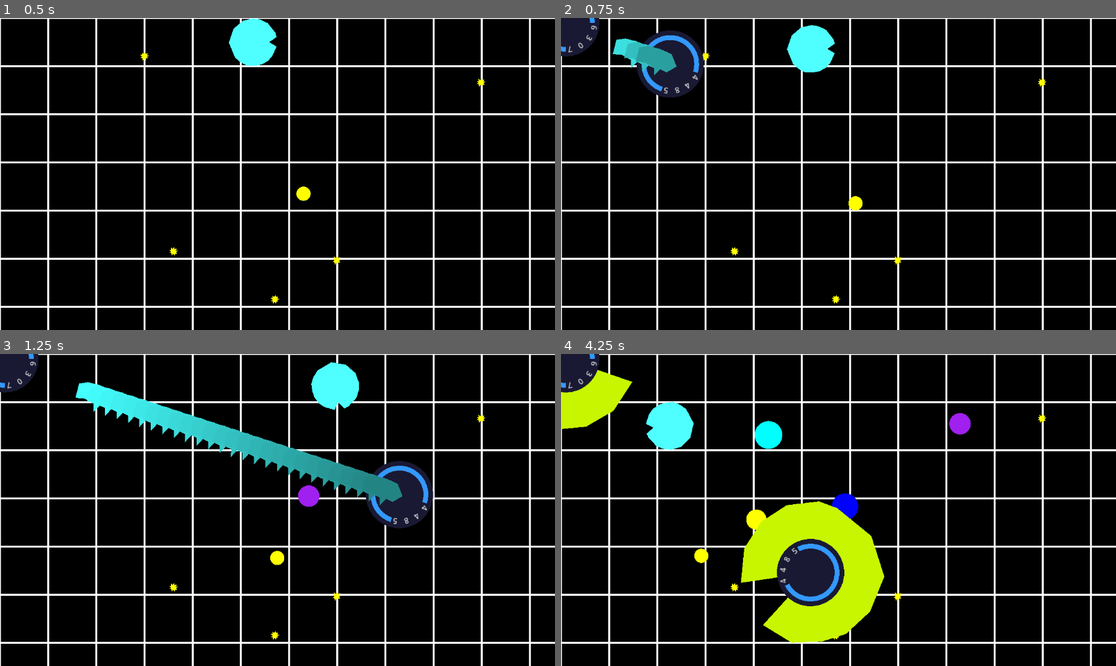
Above: before the commit, frames 1-4 (two rows, left to right).
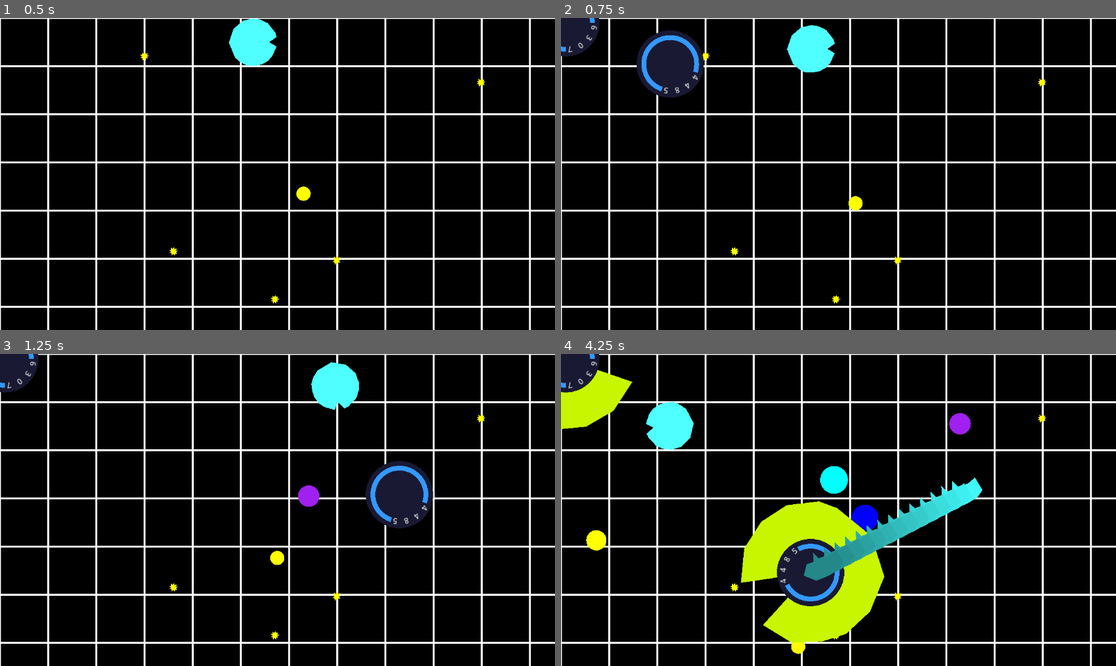
Above: after the commit, the same moments.

Repository: nuitsdesbassins2025/display-engine
Game: Godot game, scene res://Scenes/dogeball.tscn
Two runs of this game, one before a commit and one after it. Both use one fixed random seed, a clock stepped at 60 frames per second and the inputs below.
Inputs (mouse positions are in pixels of both pictures, inside the frame that each line leads up to):
- Up to frame 1 (0.5 s): no input
- Up to frame 2 (0.75 s): tap Enter at 0.5 s; move the mouse to (960, 158) at 0.52 s; hold D from 0.53 s (still down); tap Z at 0.6 s; click (960, 158) at 0.67 s
- Up to frame 3 (1.25 s): keep holding D
- Up to frame 4 (4.25 s): move the mouse to (727, 525) at 1.27 s; release D at 1.28 s; hold S 1.28-2.03 s; tap one key every 0.75 s from 1.35 s: E R T F; move the mouse to (894, 441) at 2.02 s; hold D 2.03-3.53 s; move the mouse to (810, 572) at 2.77 s; click (810, 572) at 2.92 s; move the mouse to (1005, 556) at 3.52 s; hold A from 3.53 s (still down)

Frame 1 is identical in both runs. In frame 2, 0.7% of the frame differs, in the area x 9-21%, y 6-19%; in frame 3, 4.3%, in the area x 13-73%, y 8-49%; in frame 4, 4.2%.
Error before the commit: Cannot call method 'set_delay' on a null value. (res://entities/player/player.gd:235)
Error after the commit: Invalid call. Nonexistent function 'get_segment_count' in base 'Node2D (SnakeTrail)'. (res://entities/player/player.gd:128)

Commit message:
Evenements plus complet
Nettoyage et remises en forme des fonctions

Diff:
--- a/Scenes/dogeball.tscn
+++ b/Scenes/dogeball.tscn
@@ -45,24 +45,36 @@
 [node name="BallSpawner" parent="." instance=ExtResource("7_w2aae")]
 position = Vector2(632, 310)
 
-[node name="walls" type="StaticBody2D" parent="."]
+[node name="Wall_R" type="StaticBody2D" parent="."]
 collision_layer = 4
 collision_mask = 2
 
-[node name="CollisionShape2D" type="CollisionShape2D" parent="walls"]
+[node name="Wall_R" type="CollisionShape2D" parent="Wall_R"]
+position = Vector2(1166, 340)
+rotation = -1.57079
+shape = SubResource("RectangleShape2D_w2aae")
+
+[node name="Wall_B" type="StaticBody2D" parent="."]
+collision_layer = 4
+collision_mask = 2
+
+[node name="Wall_B" type="CollisionShape2D" parent="Wall_B"]
 position = Vector2(572.5, 662)
 shape = SubResource("RectangleShape2D_w2aae")
 
-[node name="CollisionShape2D2" type="CollisionShape2D" parent="walls"]
+[node name="Wall_T" type="StaticBody2D" parent="."]
+collision_layer = 4
+collision_mask = 2
+
+[node name="Wall_T" type="CollisionShape2D" parent="Wall_T"]
 position = Vector2(577, -10)
 shape = SubResource("RectangleShape2D_w2aae")
 
-[node name="CollisionShape2D3" type="CollisionShape2D" parent="walls"]
+[node name="Wall_L" type="StaticBody2D" parent="."]
+collision_layer = 4
+collision_mask = 2
+
+[node name="Wall_L" type="CollisionShape2D" parent="Wall_L"]
 position = Vector2(-13, 444)
 rotation = -1.57079
 shape = SubResource("RectangleShape2D_w2aae")
-
-[node name="CollisionShape2D4" type="CollisionShape2D" parent="walls"]
-position = Vector2(1166, 340)
-rotation = -1.57079
-shape = SubResource("RectangleShape2D_w2aae")
--- a/entities/mini ball/miniBall.tscn
+++ b/entities/mini ball/miniBall.tscn
@@ -1,12 +1,13 @@
-[gd_scene load_steps=4 format=3 uid="uid://0ho2cpbjy7gb"]
+[gd_scene load_steps=5 format=3 uid="uid://0ho2cpbjy7gb"]
 
 [ext_resource type="PackedScene" uid="uid://dqsoq5a06qq0h" path="res://entities/player/display/truckatedCircle.tscn" id="1_2eypn"]
 [ext_resource type="Script" uid="uid://djtfirl56qj7d" path="res://entities/mini ball/mini_ball.gd" id="1_titbn"]
 
 [sub_resource type="CircleShape2D" id="CircleShape2D_titbn"]
-radius = 15.0
 
-[node name="MiniBall" type="RigidBody2D"]
+[sub_resource type="CircleShape2D" id="CircleShape2D_n0kcj"]
+
+[node name="MiniBall" type="RigidBody2D" groups=["mini_balls"]]
 collision_layer = 2
 collision_mask = 7
 gravity_scale = 0.0
@@ -22,4 +23,11 @@
 end_angle = 360.0
 display_text = ""
 
-[connection signal="body_entered" from="." to="." method="_on_body_entered"]
+[node name="Area2D" type="Area2D" parent="."]
+collision_layer = 0
+collision_mask = 7
+
+[node name="CollisionShape2D" type="CollisionShape2D" parent="Area2D"]
+shape = SubResource("CircleShape2D_n0kcj")
+
+[connection signal="body_entered" from="Area2D" to="." method="_on_area_2d_body_entered"]
--- a/entities/mini ball/mini_ball.gd
+++ b/entities/mini ball/mini_ball.gd
@@ -2,68 +2,107 @@
 
 @export var min_size: float = 10.0
 @export var max_size: float = 30.0
+@export var collision_threashold: float = 2.0
 @export var colors: Array[Color] = [
 	Color.RED, Color.BLUE, Color.GREEN, Color.YELLOW,
 	Color.PURPLE, Color.ORANGE, Color.PINK, Color.CYAN
 ]
+
 signal ball_collision(other_ball: Node, impact_force: float)
 
 func _ready():
 	randomize_ball()
 
+# ==============================================================================
+# PUBLIC METHODS
+# ==============================================================================
+
 func randomize_ball():
-	# Taille aléatoire
+	"""Initialise la balle avec des propriétés aléatoires"""
 	var size = randf_range(min_size, max_size)
-	#var scale_factor = size / 20.0  # 20px comme référence
-
-	# Couleur aléatoire
 	var random_color = colors[randi() % colors.size()]
 
-	# Appliquer la taille
+	set_size(size)
+	set_color(random_color)
+	set_physics_properties(size)
+
+func set_size(size: float):
+	"""Définit la taille de la balle"""
 	$CollisionShape2D.shape.radius = size
-	#print("collision size :")
-	#print($CollisionShape2D.shape.radius)
 	$TruckatedCircle.outer_radius = size
 	$TruckatedCircle.inner_radius = 0
-	#print("TruckatedCircle size :")
-	#print($TruckatedCircle.outer_radius)
-	# Appliquer la couleur
-	$TruckatedCircle.ring_color = random_color
+	$Area2D/CollisionShape2D.shape.radius = size + collision_threashold
 
-	# Propriétés physiques aléatoires
-	mass = size / 10.0  # Masse proportionnelle à la taille
+func set_color(color: Color):
+	"""Définit la couleur de la balle"""
+	$TruckatedCircle.ring_color = color
+
+func set_physics_properties(size: float):
+	"""Définit les propriétés physiques de la balle"""
+	mass = size / 10.0
 	physics_material_override = PhysicsMaterial.new()
-	physics_material_override.bounce = randf_range(0.6, 0.9)  # Rebond aléatoire
+	physics_material_override.bounce = randf_range(0.6, 0.9)
 
+func object_infos() -> Dictionary:
+	"""Renvoie les informations de l'objet sous forme de dictionnaire"""
+	return {
+		"name": "mini_ball",
+		"body_name": name,
+		"size": $CollisionShape2D.shape.radius,
+		"position": {"x": global_position.x, "y": global_position.y},
+		"speed": linear_velocity.length(),
+		"mass": mass,
+		"color": {
+			"r": $TruckatedCircle.ring_color.r,
+			"g": $TruckatedCircle.ring_color.g,
+			"b": $TruckatedCircle.ring_color.b,
+			"a": $TruckatedCircle.ring_color.a
+		}
+	}
 
+func calculate_impact_force(other_ball: Node) -> float:
+	"""Calcule la force d'impact lors d'une collision"""
+	var relative_velocity = linear_velocity - other_ball.linear_velocity
+	return relative_velocity.length() * mass
 
-func _on_body_entered(body: Node):
-	#if body.is_in_group("mini_balls"):
-	var impact_force = calculate_impact_force(body)
-	print("Collision entre balles: ", name, " et ", body.name)
-	print("Force d'impact: ", impact_force)
+func play_collision_effect():
+	"""Joue un effet visuel lors de la collision"""
+	var tween = create_tween()
+	tween.tween_property($TruckatedCircle, "modulate", Color(1, 1, 1, 0.5), 0.1)
+	tween.tween_property($TruckatedCircle, "modulate", $TruckatedCircle.modulate, 0.1)
+
+# ==============================================================================
+# SIGNAL HANDLERS
+# ==============================================================================
+
+func _on_area_2d_body_entered(body: Node2D) -> void:
+	"""Gère l'entrée d'un corps dans la zone de collision"""
+	var impact_force: float = 0.0
+
+	if body.has_method("calculate_impact_force"):
+		impact_force = calculate_impact_force(body)
 
 	# Émettre le signal
 	ball_collision.emit(body, impact_force)
 
-	# Envoyer au NetworkManager
-	NetworkManager.transfer_datas("ball_collision", {
-		"ball1": name,
-		"ball2": body.name,
+	# Préparer les données d'événement
+	var event_datas = {
+		"ball1": object_infos(),
+		"collide_with": body.name,
 		"impact_force": impact_force,
 		"position1": {"x": global_position.x, "y": global_position.y},
 		"position2": {"x": body.global_position.x, "y": body.global_position.y},
 		"velocity1": linear_velocity.length(),
-		"velocity2": body.linear_velocity.length()
-	})
+	}
 
-func calculate_impact_force(other_ball: Node) -> float:
-	var relative_velocity = linear_velocity - other_ball.linear_velocity
-	return relative_velocity.length() * mass
+	# Ajouter les informations de l'autre balle si disponible
+	if body.has_method("object_infos"):
+		event_datas["ball2"] = body.object_infos()
+#		event_datas["velocity2"] = body.linear_velocity.length()
 
-# Optionnel : Ajouter un effet visuel sur collision
-func play_collision_effect():
-	$Sprite2D.modulate = Color.WHITE
-	var tween = create_tween()
-	tween.tween_property($Sprite2D, "modulate", Color(1, 1, 1, 0.5), 0.1)
-	tween.tween_property($Sprite2D, "modulate", $Sprite2D.modulate, 0.1)
+	# Envoyer les données au NetworkManager
+	var my_data = {"event_type": "ball_collide", "event_datas": event_datas}
+	NetworkManager.transfer_datas("evenement", my_data)
+
+	# Jouer l'effet de collision (décommenter si besoin)
+	# play_collision_effect()
--- a/entities/player/player.gd
+++ b/entities/player/player.gd
@@ -1,12 +1,12 @@
 extends CharacterBody2D
 class_name Player
 
-## SIGNALS (simplifiés)
+## SIGNALS
 signal player_touche_objet(objet_nom)
 signal player_dans_zone(zone_nom)
 signal snake_mode_changed(active: bool)
 
-## EXPORTS (simplifiés)
+## EXPORTS
 @export_category("Player Identity")
 @export var player_id: int = -1:
 	set(value):
@@ -18,7 +18,6 @@
 		player_key = value
 		_update_player_key()
 
-
 @export_category("Appearance")
 @export var player_color: Color = Color.WHITE:
 	set(value):
@@ -43,19 +42,15 @@
 var gd_id: String = ""
 var client_id: String = ""
 var tracking_id: String = ""
-
 var is_tracked_player: bool = false
 var is_active: bool = true
 var health: int = max_health
 var ammo: int = max_ammo
-
 var is_shield_active: bool = false
 var can_use_shield: bool = true
-
 var inactivity_timer: Timer
 var last_position_update: float = 0.0
 var current_move_tween: Tween = null
-
 var actions_map: Dictionary = {}
 var viewport_size: Vector2
 
@@ -65,10 +60,12 @@
 @onready var shield: Polygon2D = $Shield/shield
 @onready var snake_trail: SnakeTrail = $SnakeTrail
 
-#region INITIALIZATION
+# ==============================================================================
+# INITIALIZATION
+# ==============================================================================
+
 func _ready():
 	viewport_size = get_viewport().get_visible_rect().size
-
 	_setup_player()
 	_setup_inactivity_timer()
 	_setup_actions_map()
@@ -94,9 +91,125 @@
 		"heal": _do_heal,
 		"move": _do_move
 	}
-#endregion
-
-#region SNAKE MODE (délégué à SnakeTrail)
+
+# ==============================================================================
+# PUBLIC METHODS
+# ==============================================================================
+
+func object_infos() -> Dictionary:
+	"""Renvoie les informations du joueur sous forme de dictionnaire"""
+	var infos = {
+		"name": "player",
+		"body_name": name,
+		"player_id": player_id,
+		"player_key": player_key,
+		"position": {"x": global_position.x, "y": global_position.y},
+		"rotation": rotation,
+		"speed": velocity.length(),
+		"health": health,
+		"max_health": max_health,
+		"ammo": ammo,
+		"max_ammo": max_ammo,
+		"color": {
+			"r": player_color.r,
+			"g": player_color.g,
+			"b": player_color.b,
+			"a": player_color.a
+		},
+		"snake_mode": snake_mode,
+		"is_active": is_active,
+		"is_shield_active": is_shield_active,
+		"is_tracked": is_tracked_player
+	}
+
+	# Ajouter les infos spécifiques au mode serpent
+	if snake_mode and snake_trail:
+		infos["snake_size"] = snake_trail.snake_size
+		infos["snake_segments"] = snake_trail.get_segment_count()
+
+	return infos
+
+func move_to_position(target_position: Vector2):
+	"""Déplace le joueur vers une position cible"""
+	var actual_position = Vector2(
+		target_position.x / 100.0 * viewport_size.x,
+		target_position.y / 100.0 * viewport_size.y
+	)
+
+	last_position_update = Time.get_unix_time_from_system()
+
+	if not is_active:
+		set_active(true)
+
+	var direction = (actual_position - global_position).normalized()
+	_update_player_orientation(direction)
+
+	if current_move_tween:
+		current_move_tween.kill()
+
+	current_move_tween = create_tween()
+	var distance = global_position.distance_to(actual_position)
+	var duration = clamp(distance / move_speed, 0.05, 0.3)
+
+	if snake_mode and snake_trail:
+		current_move_tween.tween_method(_update_position_with_trail, global_position, actual_position, duration)
+	else:
+		current_move_tween.tween_property(self, "global_position", actual_position, duration)
+
+	current_move_tween.finished.connect(_on_move_finished)
+
+func set_active(active: bool):
+	"""Active ou désactive le joueur"""
+	is_active = active
+	visible = active
+	set_physics_process(active)
+
+	# Désactiver toutes les formes de collision
+	for child in get_children():
+		if child is CollisionShape2D or child is CollisionPolygon2D:
+			child.disabled = not active
+		elif child is Node2D and child.has_method("set_collision_layer"):
+			child.set_collision_layer(0 if not active else 1)
+
+func trigger_shield():
+	"""Active le bouclier du joueur"""
+	if not can_use_shield:
+		return
+
+	is_shield_active = true
+	can_use_shield = false
+
+	var collision_shape = $Shield/shield_collision
+	var shield_visual = $Shield/shield
+
+	var tween = create_tween()
+	tween.set_parallel(true)
+
+	tween.tween_property(collision_shape, "scale", Vector2(3.0, 3.0), 0.3)
+	tween.tween_property(shield_visual, "scale", Vector2(3.0, 3.0), 0.3)
+	tween.tween_property(collision_shape, "scale", Vector2(1.0, 1.0), 0.7).set_delay(0.3)
+	tween.tween_property(shield_visual, "scale", Vector2(1.0, 1.0), 0.7).set_delay(0.3)
+
+	tween.tween_callback(_on_shield_animation_finished).set_delay(1.0)
+
+func agrandir_queue(value: float):
+	"""Agrandit la queue du serpent"""
+	if snake_trail:
+		snake_trail.snake_size = min(snake_trail.snake_size + value, 1.0)
+
+func sync_tracking_client(track_id: String, cl_id: String, pos: Vector2):
+	"""Synchronise le joueur avec un client de tracking"""
+	tracking_id = track_id
+	client_id = cl_id
+	is_tracked_player = tracking_id != "" and client_id != ""
+
+	if pos != Vector2.ZERO:
+		move_to_position(pos)
+
+# ==============================================================================
+# SNAKE MODE
+# ==============================================================================
+
 func _initialize_snake_mode():
 	if snake_trail:
 		snake_trail.trail_color = player_color
@@ -111,12 +224,10 @@
 		else:
 			snake_trail.disable()
 
-func agrandir_queue(value):
-	if snake_trail:
-		snake_trail.snake_size = min(snake_trail.snake_size + value, 1.0)
-#endregion
-
-#region PLAYER IDENTITY & APPEARANCE
+# ==============================================================================
+# APPEARANCE & IDENTITY
+# ==============================================================================
+
 func _update_player_identity():
 	print("Player ID set to: ", player_id)
 
@@ -130,55 +241,20 @@
 
 	if snake_trail:
 		snake_trail.trail_color = player_color
-#endregion
-
-#region MOVEMENT SYSTEM
-func move_to_position(target_position: Vector2):
-	var actual_position = Vector2(
-		target_position.x / 100.0 * viewport_size.x,
-		target_position.y / 100.0 * viewport_size.y
-	)
-
-	last_position_update = Time.get_unix_time_from_system()
-
-	if not is_active:
-		set_active(true)
-
-	var direction = (actual_position - global_position).normalized()
-	_update_player_orientation(direction)
-
-	#if global_position.distance_to(actual_position) < 10.0:
-		#global_position = actual_position
-		#if snake_mode and snake_trail:
-			#snake_trail.update_trail(global_position)
-		#return
-
-	if current_move_tween:
-		current_move_tween.kill()
-
-	current_move_tween = create_tween()
-	var distance = global_position.distance_to(actual_position)
-	var duration = clamp(distance / move_speed, 0.05, 0.3)
-
-	if snake_mode and snake_trail:
-		current_move_tween.tween_method(_update_position_with_trail, global_position, actual_position, duration)
-	else:
-		current_move_tween.tween_property(self, "global_position", actual_position, duration)
-
-	current_move_tween.finished.connect(_on_move_finished)
+
+# ==============================================================================
+# MOVEMENT SYSTEM
+# ==============================================================================
 
 func _update_position_with_trail(new_position: Vector2):
 	global_position = new_position
 	if snake_trail:
 		snake_trail.update_trail(new_position, rotation)
-
-
 
 func _update_player_orientation(direction: Vector2):
 	if direction.length() > 0.1:
 		rotation = direction.angle()
 		sprite.rotation = rotation
-		# Mettre à jour la traînée avec la nouvelle rotation
 		if snake_mode and snake_trail:
 			snake_trail.update_trail(global_position, rotation)
 
@@ -187,23 +263,9 @@
 	if snake_mode and snake_trail:
 		snake_trail.update_trail(global_position, rotation)
 
-#endregion
-
-#region ACTIVITY SYSTEM
-func set_active(active: bool):
-	is_active = active
-	visible = active
-	set_physics_process(active)
-
-	# Désactiver toutes les formes de collision
-	for child in get_children():
-		if child is CollisionShape2D or child is CollisionPolygon2D:
-			child.disabled = not active
-		# Ou si vous avez un nœud parent qui contient les collisionneurs
-		elif child is Node2D and child.has_method("set_collision_layer"):
-			child.set_collision_layer(0 if not active else 1)  # Ajustez le layer selon vos besoins
-
-
+# ==============================================================================
+# ACTIVITY SYSTEM
+# ==============================================================================
 
 func check_inactivity():
 	var current_time = Time.get_unix_time_from_system()
@@ -214,28 +276,10 @@
 
 func _on_inactivity_timeout():
 	check_inactivity()
-#endregion
-
-#region SHIELD SYSTEM (inchangé)
-func trigger_shield():
-	if not can_use_shield:
-		return
-
-	is_shield_active = true
-	can_use_shield = false
-
-	var collision_shape = $Shield/shield_collision
-	var shield_visual = $Shield/shield
-
-	var tween = create_tween()
-	tween.set_parallel(true)
-
-	tween.tween_property(collision_shape, "scale", Vector2(3.0, 3.0), 0.3)
-	tween.tween_property(shield_visual, "scale", Vector2(3.0, 3.0), 0.3)
-	tween.tween_property(collision_shape, "scale", Vector2(1.0, 1.0), 0.7).set_delay(0.3)
-	tween.tween_property(shield_visual, "scale", Vector2(1.0, 1.0), 0.7).set_delay(0.3)
-
-	tween.tween_callback(_on_shield_animation_finished).set_delay(1.0)
+
+# ==============================================================================
+# SHIELD SYSTEM
+# ==============================================================================
 
 func _on_shield_animation_finished():
 	is_shield_active = false
@@ -243,19 +287,11 @@
 
 func _reset_shield_cooldown():
 	can_use_shield = true
-#endregion
-
-#region TRACKING SYSTEM (inchangé)
-func sync_tracking_client(track_id: String, cl_id: String, pos: Vector2):
-	tracking_id = track_id
-	client_id = cl_id
-	is_tracked_player = tracking_id != "" and client_id != ""
-
-	if pos != Vector2.ZERO:
-		move_to_position(pos)
-#endregion
-
-#region ACTIONS SYSTEM (inchangé)
+
+# ==============================================================================
+# ACTIONS SYSTEM
+# ==============================================================================
+
 func _do_shoot(data: Dictionary):
 	if ammo > 0:
 		ammo -= 1
@@ -268,9 +304,11 @@
 
 func _do_move(data: Dictionary):
 	pass
-#endregion
-
-#region PROCESS FUNCTIONS
+
+# ==============================================================================
+# INPUT HANDLING
+# ==============================================================================
+
 func _input(event):
 	if event is InputEventKey and event.pressed:
 		_handle_debug_input(event)
@@ -292,4 +330,3 @@
 		KEY_H:
 			if snake_trail:
 				snake_trail.segment_spacing = clamp(snake_trail.segment_spacing - 1, 2, 20)
-#endregion
--- a/entities/player/player.tscn
+++ b/entities/player/player.tscn
@@ -11,6 +11,7 @@
 collision_mask = 30
 motion_mode = 1
 script = ExtResource("1_symyc")
+snake_mode = false
 
 [node name="SnakeTrail" type="Node2D" parent="."]
 script = ExtResource("4_bls4j")
